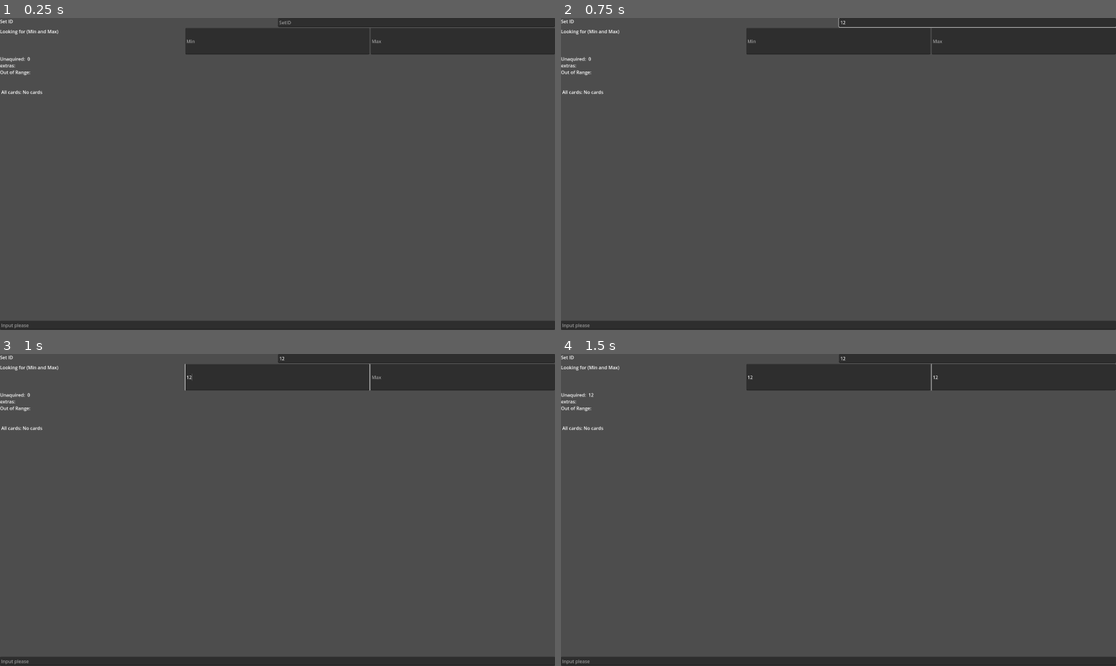
Above: before the commit, frames 1-4 (two rows, left to right).
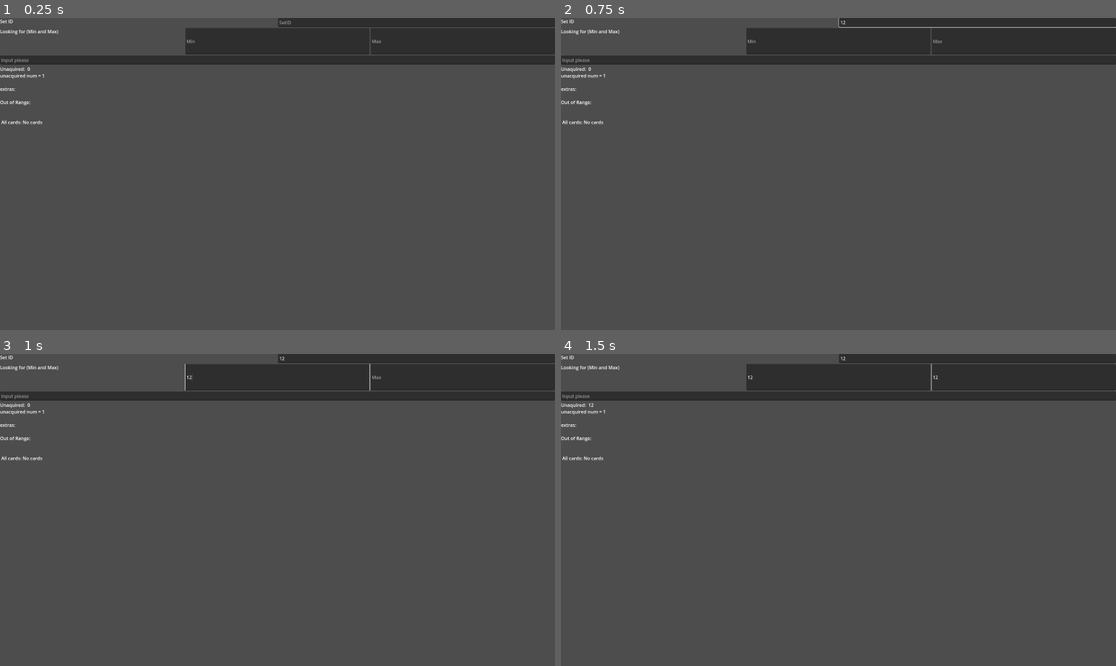
Above: after the commit, the same moments.

Repository: BrianBHuynh/MTG-easy-card-ID-tracker
Game: Godot game, scene res://tracker_scene.tscn
The game is run twice, just before and just after one commit, with the same random seed, the same clock (stepped at 60 frames per second) and the same inputs.
Inputs (mouse positions are in pixels of both pictures, inside the frame that each line leads up to):
- Up to frame 1 (0.25 s): no input
- Up to frame 2 (0.75 s): click (977, 21) at 0.52 s; type "12" at 0.6 s
- Up to frame 3 (1 s): click (277, 375) at 0.75 s; type "12" at 0.83 s; click (460, 375) at 0.98 s
- Up to frame 4 (1.5 s): type "12" at 1.07 s; tap Enter at 1.25 s

The runs differ from the first frame. In frame 1, 6.1% of the frame differs, in the area x 0-100%, y 12-100%; in frame 2, 6.1%; in frame 3, 6.1%; in frame 4, 6.1%.

Commit message:
More formatting and stats

Diff:
--- a/tracker_scene.gd
+++ b/tracker_scene.gd
@@ -19,12 +19,14 @@
 
 func process_text(_input: String = "") -> void:
 	var unacquired_list: String = "Unaquired: "
+	var unacquired_num: int = 0
 	var extras: Dictionary = {}
 	var extras_string: String = "extras: "
 	var out_of_range: String = "Out of Range: "
 	for i in int($VBoxContainer/Range/Max.text) - int($VBoxContainer/Range/Min.text) + 1:
 		if Saves.get_or_return($VBoxContainer/SetID/SetID.text, str(i + int($VBoxContainer/Range/Min.text)), 0) == 0:
 			unacquired_list = unacquired_list + " " + str(i + int($VBoxContainer/Range/Min.text))
+			unacquired_num = unacquired_num + 1
 	if Saves.data is Dictionary and Saves.data.has($VBoxContainer/SetID/SetID.text) and Saves.data[$VBoxContainer/SetID/SetID.text] is Dictionary:
 		for key in Saves.data[$VBoxContainer/SetID/SetID.text].keys():
 			if Saves.data[$VBoxContainer/SetID/SetID.text][key] > 0:
@@ -35,7 +37,7 @@
 		if extras[key] > 1:
 			extras_string = extras_string + " [" + str(key) + ", " + str(extras[key] - 1) + "] "
 	$VBoxContainer/RichTextLabel.text = (
-		unacquired_list + "\n" + extras_string + "\n" + out_of_range + "\n\n\n All cards: " + str(Saves.data.get($VBoxContainer/SetID/SetID.text, "No cards"))
+		unacquired_list + "\nunacquired num = " + str(unacquired_num) + "\n\n" + extras_string + "\n\n" + out_of_range + "\n\n\n All cards: " + str(Saves.data.get($VBoxContainer/SetID/SetID.text, "No cards"))
 	)
 
 
Not shown: 1 places in tracker_scene.tscn that only renumber resources
